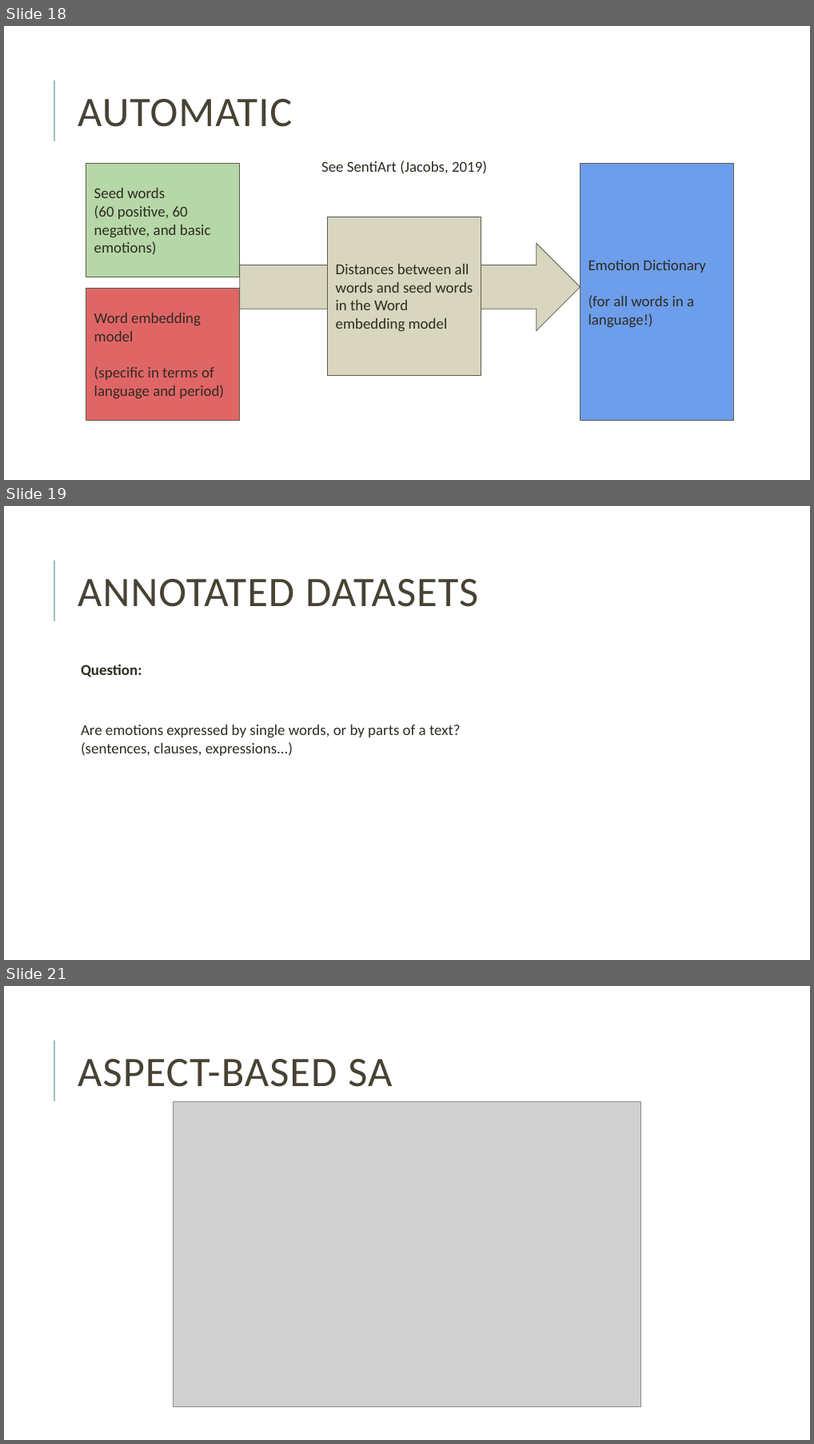
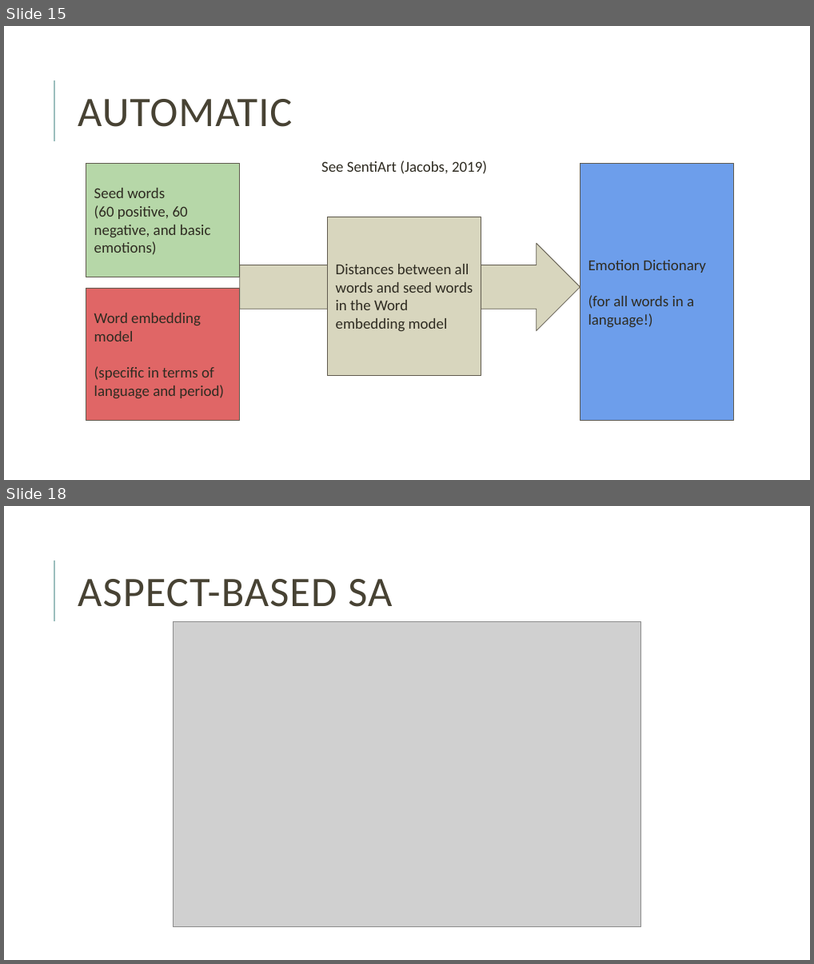
Before and after one commit to giuliagrisot/Sentiment_Analysis_CDH_Data_School_2024, a slide deck: SA.pptx. Shown one above the other, each under a label of ours: slides 18, 19 and 21 before the commit, slides 15 and 18 after it; the slides between them are not shown. The pictures are 814x1444 and 814x964 pixels, drawn with LibreOffice and Linux fonts; fonts in the diff are those of the drawing; grey boxes stand for pictures. Boxes give left, top, right and bottom in pixels: in the first picture for what was removed or moved away, otherwise in the second. Text is boxed around its words. In the diff, an @@ line names an element or a change of style, - is before the commit and + after.

```diff
--- a/SA.pptx
+++ b/SA.pptx
@@ slide 19 removed at (4,506,810,960), background #FFFFFF; not listed: 1 template element that a slide beside it also shows @@
@@ title removed at (78,579,478,607) @@
-ANNOTATED DATASETS
@@ text removed at (81,664,461,756) @@
-  Question:
-  Are emotions expressed by single words, or by parts of a text?
-  (sentences, clauses, expressions...)
@@ what was slide 18 is now slide 15 @@
@@ what was slide 21 is now slide 18 @@
```
Also in this commit, not shown: 10 slides changed, 3 slides added, 5 other slides removed.
